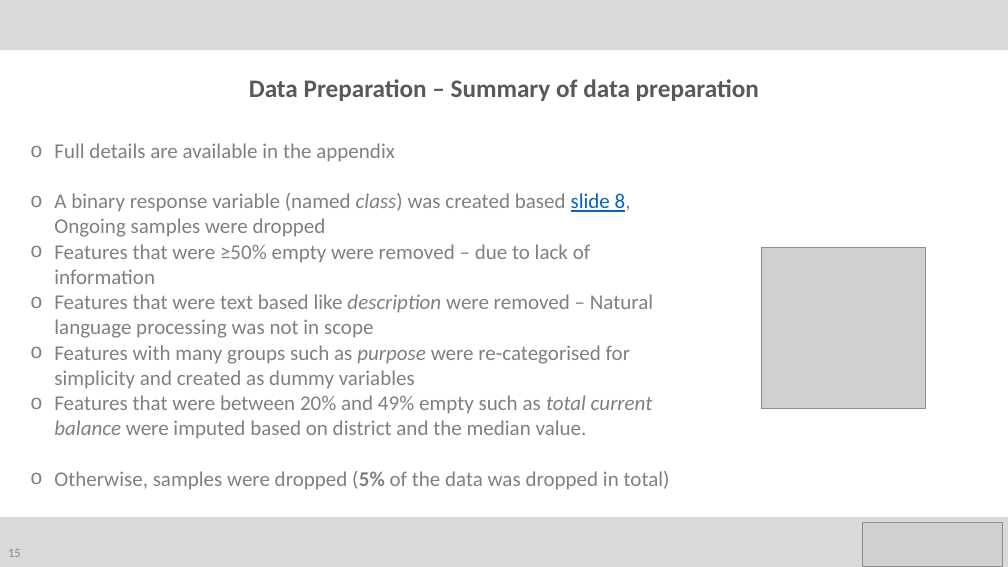
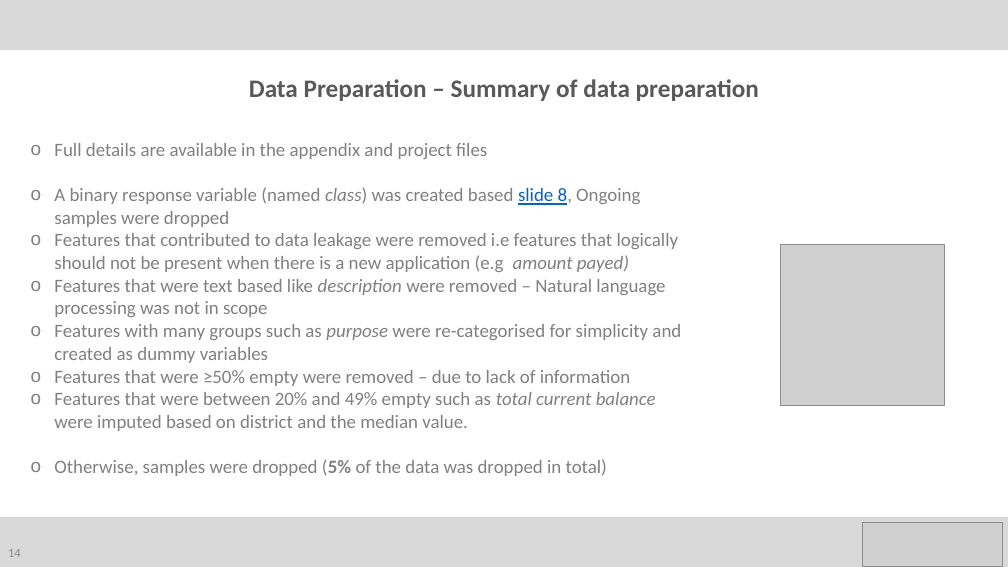
Before and after one commit to ah12068/fca-takehome-test, a slide deck: slide 14 of reports/FCA_presentation.pptx (slide 15 before the commit). Drawn at 1008x567 pixels with LibreOffice and Linux fonts; fonts in the diff are those of the drawing; grey boxes stand for pictures. Boxes give left, top, right and bottom in pixels: in the first picture for what was removed or moved away, otherwise in the second. Text is boxed around its words. In the diff, an @@ line names an element or a change of style, - is before the commit and + after.

```diff
--- a/reports/FCA_presentation.pptx
+++ b/reports/FCA_presentation.pptx
@@ text at (54,143,487,159): text changed; size 20 to 18 pt @@
-o Full details are available in the appendix
+o Full details are available in the appendix and project files
@@ text at (54,187,681,476): size 20 to 18 pt in "A binary response variable (named class) was ...", "Features that were text based like description ...", "Features with many groups such as purpose ...", "Features that were between 20% and 49% ..." and 1 more places @@
@@ text at (54,233,679,272): text changed; size 20 to 18 pt @@
-o Features that were ≥50% empty were removed – due to lack of information
+o Features that contributed to data leakage were removed i.e features that logically should not be present when there is a new application (e.g amount payed)
@@ picture: place and size @@
-picture at (761,248,926,409)
+picture at (780,245,944,406)
@@ text at (54,370,630,386): paragraph added @@
+o Features that were ≥50% empty were removed – due to lack of information
@@ page number at (8,549,21,557): text changed @@
-15
+14
```
Also in this commit, not shown: 7 other slides changed, 16 slides added, 1 slide removed.
